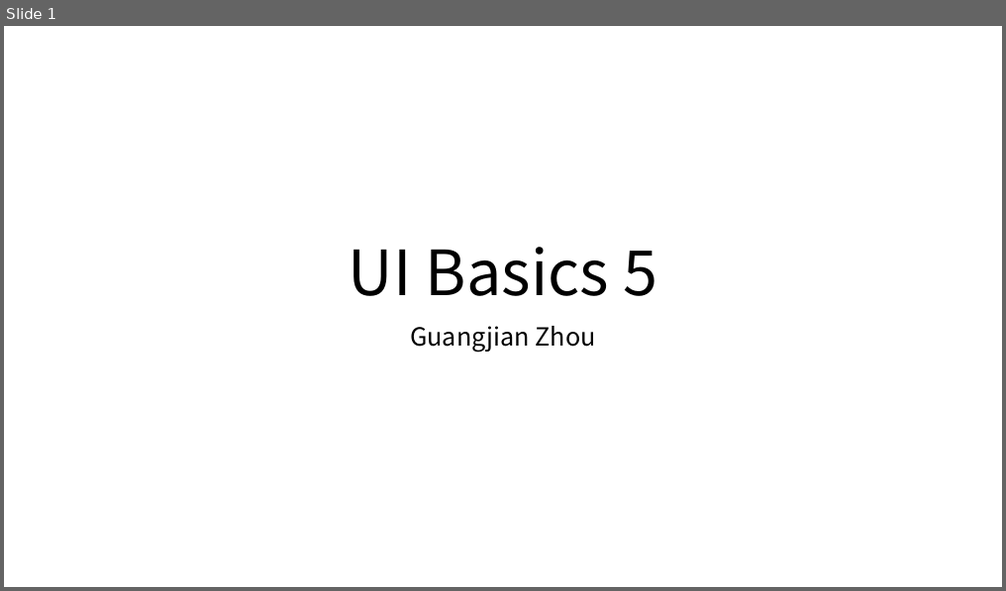
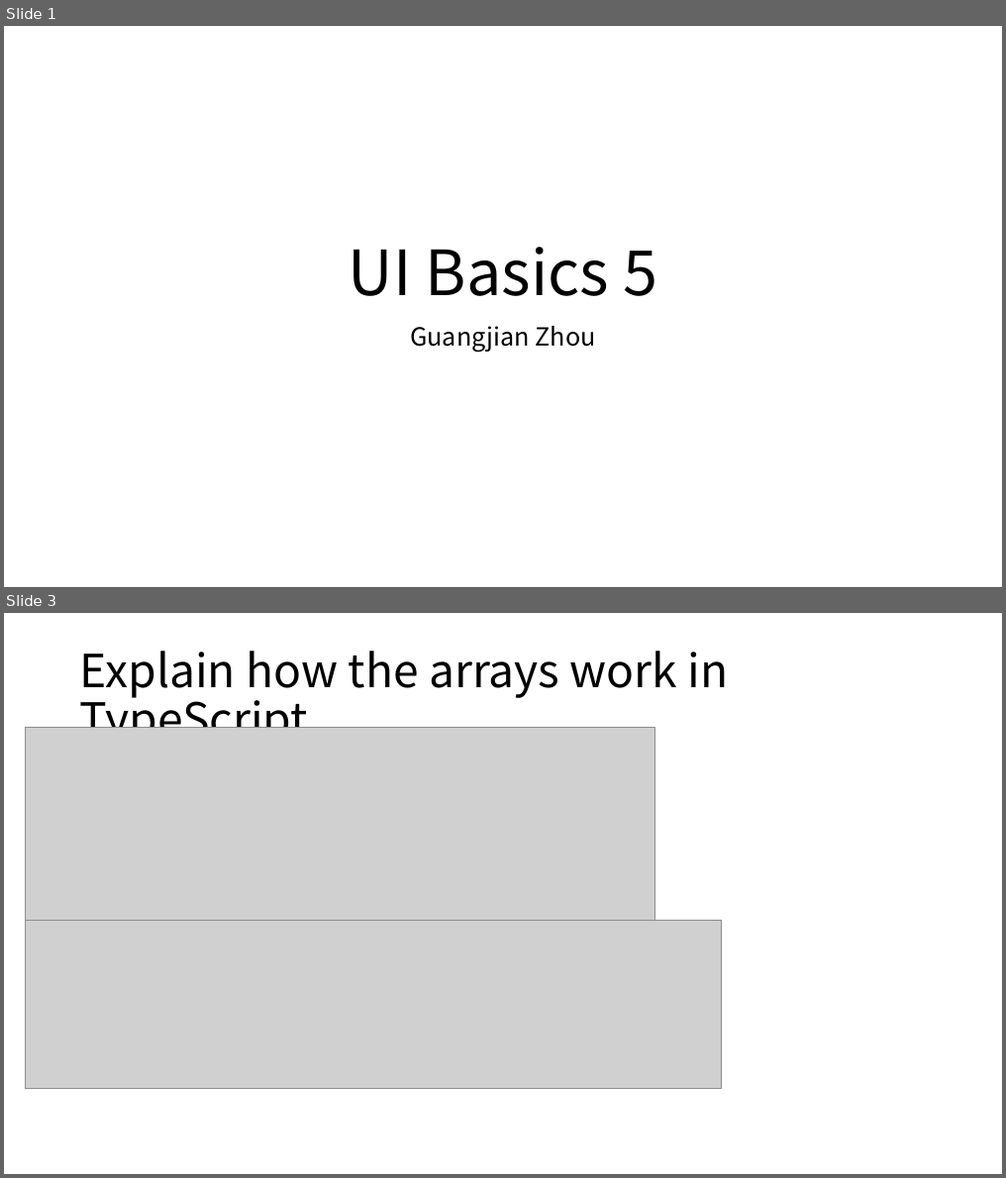
Before and after one commit to Marvioo/Cogent, a slide deck: Java Basics/UI Basics 5.pptx. Shown one above the other, each under a label of ours: slide 1 before the commit, slides 1 and 3 after it; the slides between them are not shown. The pictures are 1006x591 and 1006x1178 pixels, drawn with LibreOffice and Linux fonts; fonts in the diff are those of the drawing; grey boxes stand for pictures. Boxes give left, top, right and bottom in pixels: in the first picture for what was removed or moved away, otherwise in the second. Text is boxed around its words. In the diff, an @@ line names an element or a change of style, - is before the commit and + after.

```diff
--- a/Java Basics/UI Basics 5.pptx
+++ b/Java Basics/UI Basics 5.pptx
@@ slide 3 added at (4, 613, 1002, 1174), background #FFFFFF @@
@@ title added at (80, 651, 728, 748), 44 pt, text #000000 @@
+Explain how the arrays work in TypeScript.
@@ picture added at (26, 728, 655, 920) @@
@@ picture added at (26, 920, 721, 1089) @@
```
Also in this commit, not shown: 14 other slides added.
